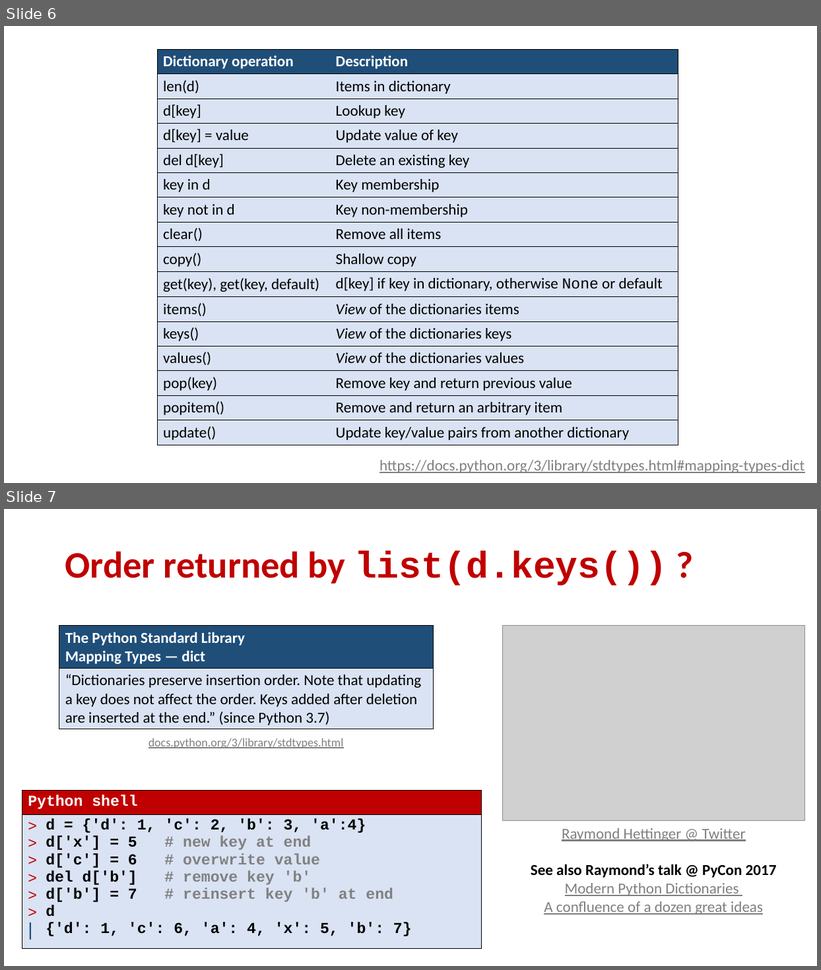
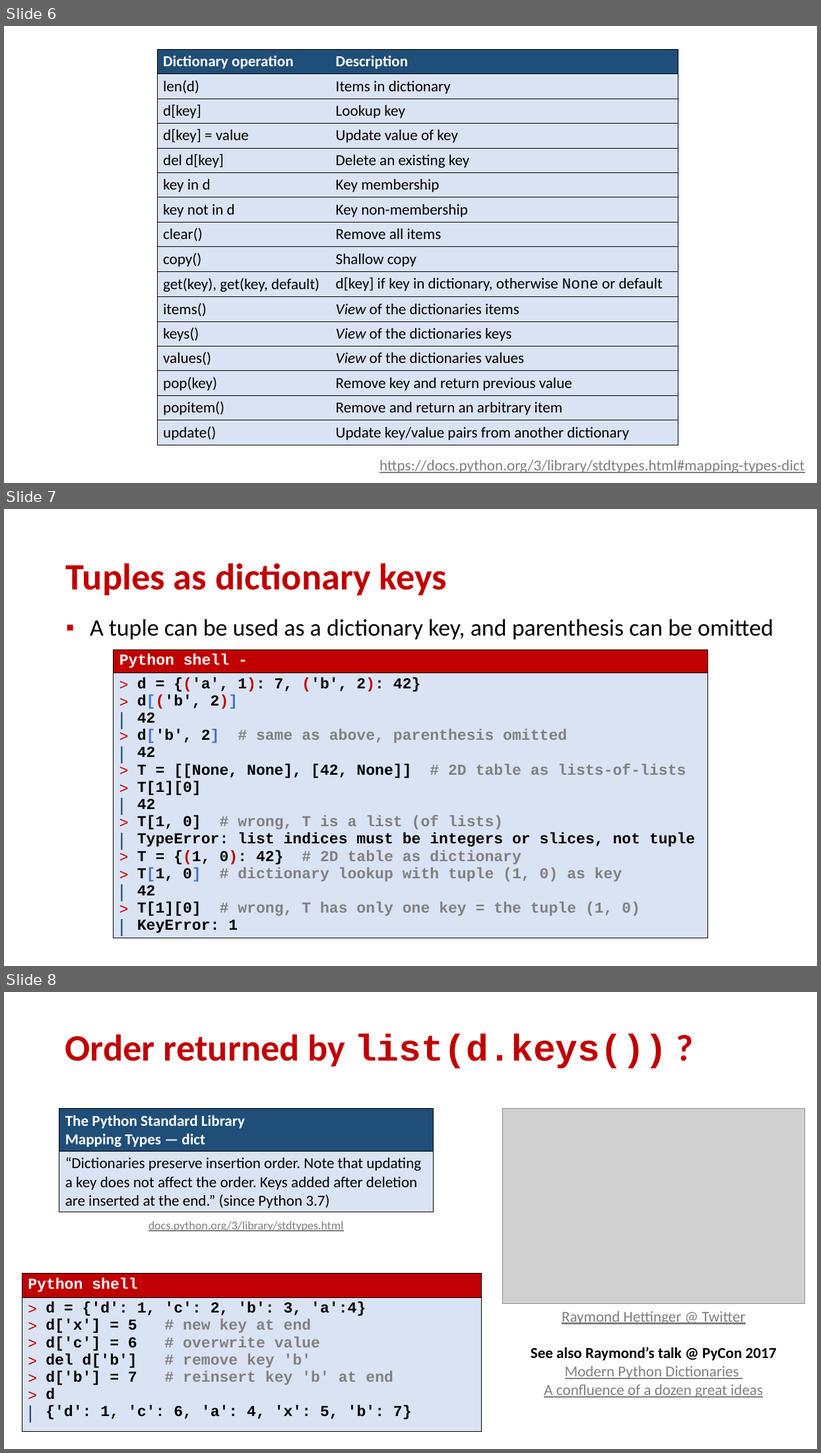
Before and after one commit to gsbrodal/gsbrodal.github.io, a slide deck: ipsa/slides/dictionaries.pptx. Shown one above the other, each under a label of ours: slides 6 and 7 before the commit, slides 6, 7 and 8 after it. The pictures are 821x970 and 821x1453 pixels, drawn with LibreOffice and Linux fonts; fonts in the diff are those of the drawing; grey boxes stand for pictures. Boxes give left, top, right and bottom in pixels: in the first picture for what was removed or moved away, otherwise in the second. Text is boxed around its words. In the diff, an @@ line names an element or a change of style, - is before the commit and + after.

Commit message:
dictionary and intro slides updated

```diff
--- a/ipsa/slides/dictionaries.pptx
+++ b/ipsa/slides/dictionaries.pptx
@@ slide 7 added at bbox=[4, 509, 817, 966], background #FFFFFF @@
@@ title added at bbox=[66, 563, 447, 595], 44 pt, text #C00000, bold @@
+Tuples as dictionary keys
@@ text added at bbox=[90, 619, 774, 640], 28 pt, text #000000 @@
+▪ A tuple can be used as a dictionary key, and parenthesis can be omitted
@@ table added at bbox=[113, 650, 708, 955], 2 rows, 1 columns @@
+Python shell -
+d = {('a', 1): 7, ('b', 2): 42} / d[('b', 2)] / 42 / d['b', 2] # same as above, parenthesis omitted / 42 / T = [[None, None], [42, None]] # 2D table as lists-of-lists / T[1][0] / 42 / T[1, 0] # wrong, T is a list (of lists) / TypeError: list indices must be integers or slices, not tuple / T = {(1, 0): 42} # 2D table as dictionary / T[1, 0] # dictionary lookup with tuple (1, 0) as key / 42 / T[1][0] # wrong, T has only one key = the tuple (1, 0) / KeyError: 1
@@ what was slide 7 is now slide 8 @@
```
Also in this commit, not shown: 6 other files.
